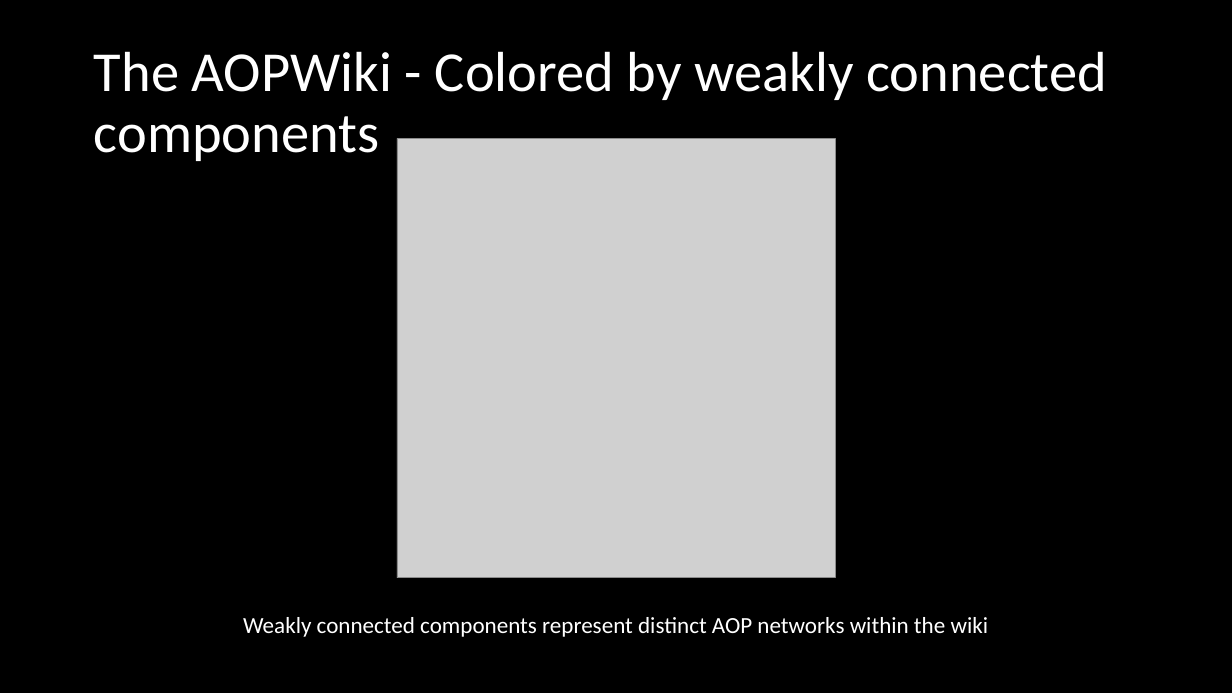
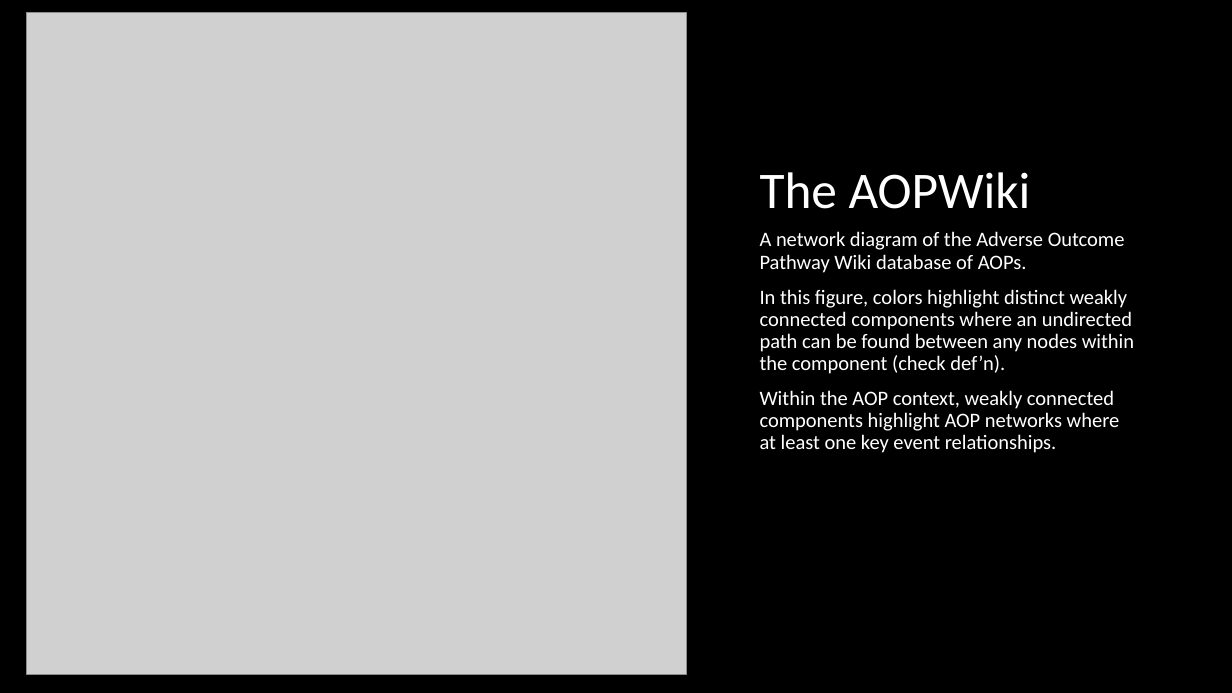
Before and after one commit to npollesch/AOPWiki, a slide deck: slide 3 of AOPwiki_analysis_ccs.pptx. Drawn at 1232x693 pixels with LibreOffice and Linux fonts; fonts in the diff are those of the drawing; grey boxes stand for pictures. Boxes give left, top, right and bottom in pixels: in the first picture for what was removed or moved away, otherwise in the second. Text is boxed around its words. In the diff, an @@ line names an element or a change of style, - is before the commit and + after.

```diff
--- a/AOPwiki_analysis_ccs.pptx
+++ b/AOPwiki_analysis_ccs.pptx
@@ picture: place and size @@
-picture at <box>397,139,836,579</box>
+picture at <box>27,13,687,676</box>
@@ title removed at <box>94,51,1107,161</box> @@
-The AOPWiki - Colored by weakly connected components
@@ title added at <box>760,172,1031,209</box>, 40 pt, text #FFFFFF @@
+The AOPWiki
@@ text added at <box>760,231,1134,453</box>, 16 pt, text #FFFFFF @@
+A network diagram of the Adverse Outcome Pathway Wiki database of AOPs.
+In this figure, colors highlight distinct weakly connected components where an undirected path can be found between any nodes within the component (check def’n).
+Within the AOP context, weakly connected components highlight AOP networks where at least one key event relationships.
@@ text removed at <box>243,617,989,637</box> @@
-Weakly connected components represent distinct AOP networks within the wiki
```
Also in this commit, not shown: 3 other slides changed, 7 other files.
